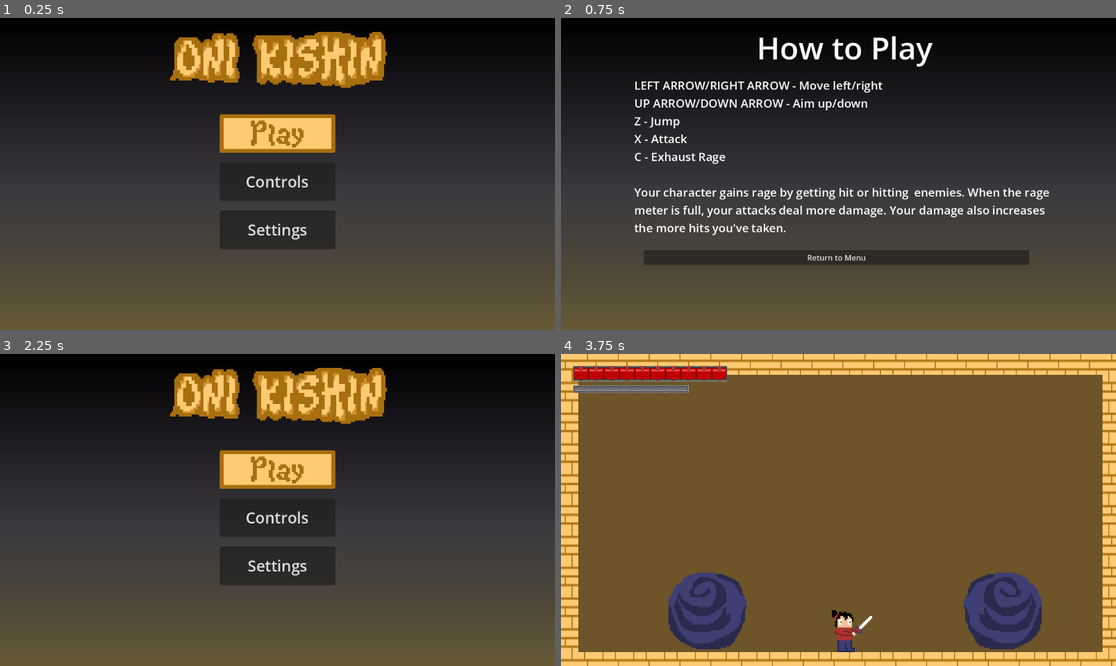
Above: before the commit, frames 1-4 (two rows, left to right).
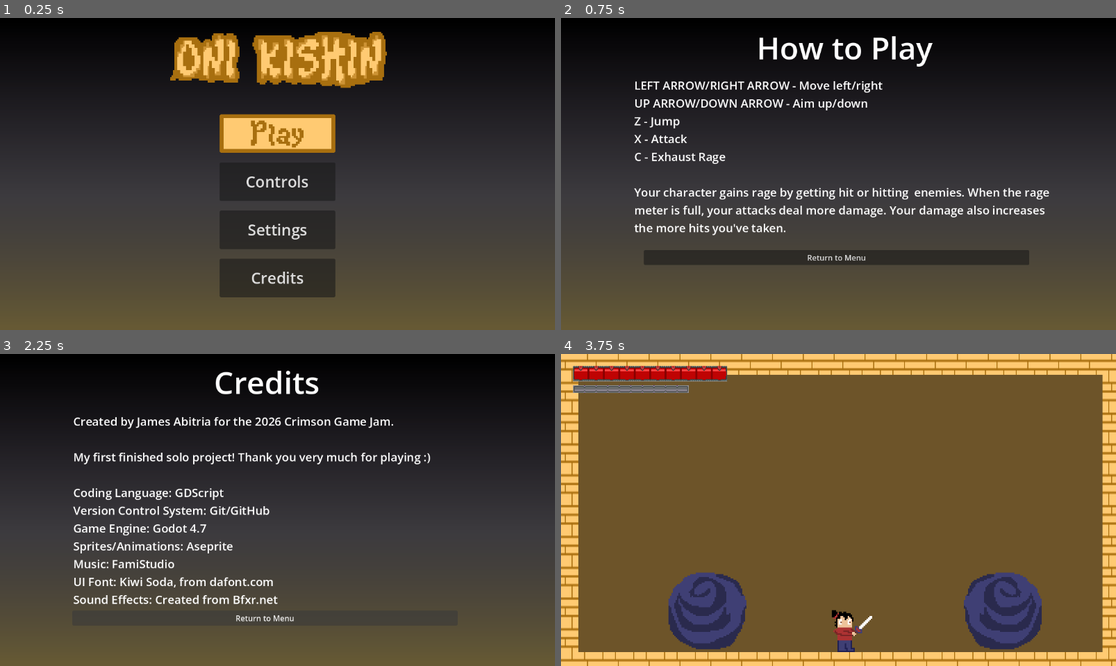
Above: after the commit, the same moments.

Repository: J-Abitria/crimson-jam-26
Game: Godot game, scene res://title_screen.tscn
Same seed, same stepped clock (60 frames per second), same inputs: the game is played once before the commit and once after it.
Inputs (mouse positions are in pixels of both pictures, inside the frame that each line leads up to):
- Up to frame 1 (0.25 s): no input
- Up to frame 2 (0.75 s): click "Controls" at 0.5 s
- Up to frame 3 (2.25 s): click "Return to Menu" at 1.25 s; click (277, 612) at 2 s, where only the run after the commit has a clickable "Credits"
- Up to frame 4 (3.75 s): click (827, 619) at 2.75 s, where only the run after the commit has a clickable "Return to Menu"; click (838, 469) at 3.5 s

The runs differ from the first frame. In frame 1, 2.5% of the frame differs, in the area x 39-61%, y 77-90%; in frame 2, nothing differs; in frame 3, 14%, in the area x 13-78%, y 4-86%; in frame 4, nothing differs.

Commit message:
Added credits.

Diff:
--- /dev/null
+++ b/unleash-beast/Assets/Scripts/credits_button.gd
@@ -0,0 +1,9 @@
+extends Button
+
+
+# Called when the node enters the scene tree for the first time.
+func _ready() -> void:
+	pressed.connect(_on_credits_pressed)
+
+func _on_credits_pressed():
+	get_tree().change_scene_to_file("res://credits.tscn")
--- /dev/null
+++ b/unleash-beast/credits.tscn
@@ -0,0 +1,69 @@
+[gd_scene format=3 uid="uid://drwq8alifaw3m"]
+
+[ext_resource type="Script" uid="uid://cr3f2yx6u2eid" path="res://Assets/Scripts/menu_button.gd" id="1_nm7lk"]
+
+[sub_resource type="Gradient" id="Gradient_sel2p"]
+offsets = PackedFloat32Array(0, 0.57228917, 1)
+colors = PackedColorArray(0, 0, 0, 1, 0.02745098, 0, 0.05882353, 0.23529412, 0.5757943, 0.44113624, 0.039880946, 0.36862746)
+
+[sub_resource type="GradientTexture2D" id="GradientTexture2D_c1t8d"]
+gradient = SubResource("Gradient_sel2p")
+fill_to = Vector2(0, 1)
+
+[node name="Control" type="Control" unique_id=481006838]
+layout_mode = 3
+anchors_preset = 15
+anchor_right = 1.0
+anchor_bottom = 1.0
+grow_horizontal = 2
+grow_vertical = 2
+
+[node name="Background" type="TextureRect" parent="." unique_id=112792099]
+layout_mode = 1
+anchors_preset = 15
+anchor_right = 1.0
+anchor_bottom = 1.0
+grow_horizontal = 2
+grow_vertical = 2
+texture = SubResource("GradientTexture2D_c1t8d")
+
+[node name="Label" type="Label" parent="." unique_id=1785434696]
+layout_mode = 1
+anchors_preset = 5
+anchor_left = 0.5
+anchor_right = 0.5
+offset_left = -132.0
+offset_top = 14.0
+offset_right = 233.0
+offset_bottom = 102.0
+grow_horizontal = 2
+theme_override_font_sizes/font_size = 64
+text = "Credits"
+
+[node name="Label2" type="Label" parent="." unique_id=918310969]
+layout_mode = 0
+offset_left = 152.0
+offset_top = 123.0
+offset_right = 1020.0
+offset_bottom = 623.0
+theme_override_font_sizes/font_size = 24
+text = "Created by James Abitria for the 2026 Crimson Game Jam.
+
+My first finished solo project! Thank you very much for playing :)
+
+Coding Language: GDScript
+Version Control System: Git/GitHub
+Game Engine: Godot 4.7
+Sprites/Animations: Aseprite
+Music: FamiStudio
+UI Font: Kiwi Soda, from dafont.com
+Sound Effects: Created from Bfxr.net"
+
+[node name="MenuButton" type="Button" parent="." unique_id=945420521]
+layout_mode = 0
+offset_left = 150.0
+offset_top = 533.0
+offset_right = 950.0
+offset_bottom = 564.0
+text = "Return to Menu"
+script = ExtResource("1_nm7lk")
--- a/unleash-beast/title_screen.tscn
+++ b/unleash-beast/title_screen.tscn
@@ -8,6 +8,7 @@
 [ext_resource type="Script" uid="uid://cxiij8yw585ud" path="res://Assets/Scripts/play_button.gd" id="6_tpml5"]
 [ext_resource type="Script" uid="uid://dj1rt2m37tt0b" path="res://Assets/Scriptscontrols_button.gd" id="7_jqemp"]
 [ext_resource type="Script" uid="uid://ceq1nq15coxfu" path="res://Assets/Scripts/settings_button.gd" id="8_013yr"]
+[ext_resource type="Script" uid="uid://dlcy7r8bu3nyb" path="res://Assets/Scripts/credits_button.gd" id="9_8vmu4"]
 
 [sub_resource type="Gradient" id="Gradient_tpml5"]
 offsets = PackedFloat32Array(0, 0.57228917, 1)
@@ -100,3 +101,13 @@
 theme_override_font_sizes/font_size = 32
 text = "Settings"
 script = ExtResource("8_013yr")
+
+[node name="Button3" type="Button" parent="." unique_id=1093748945]
+layout_mode = 0
+offset_left = 456.0
+offset_top = 500.0
+offset_right = 696.0
+offset_bottom = 580.0
+theme_override_font_sizes/font_size = 32
+text = "Credits"
+script = ExtResource("9_8vmu4")
Not shown, added: unleash-beast/Assets/Scripts/credits_button.gd.uid
